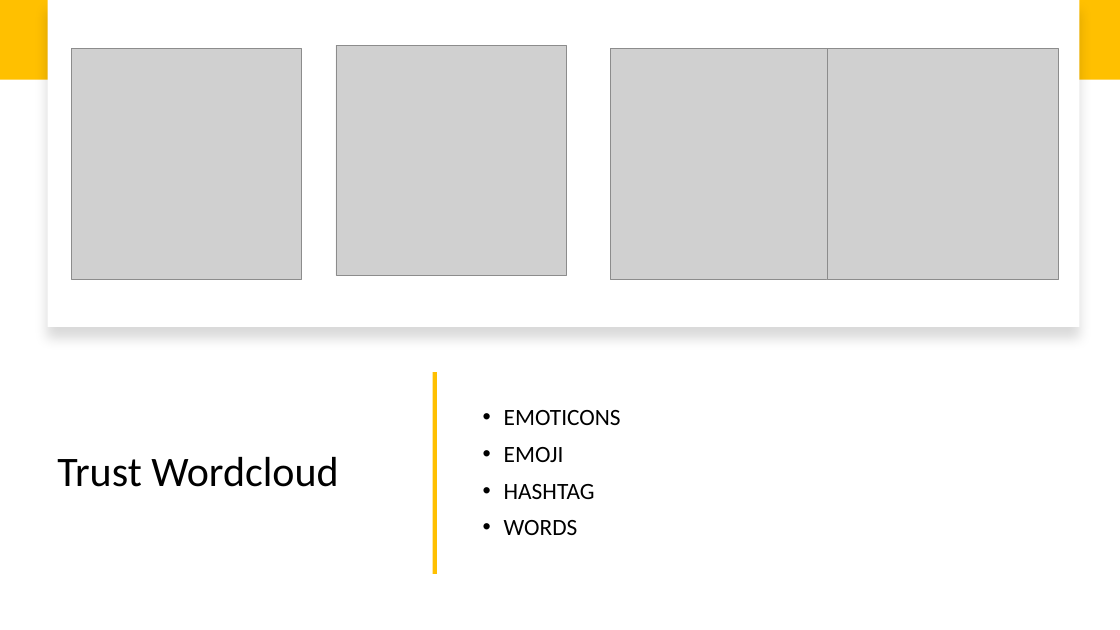
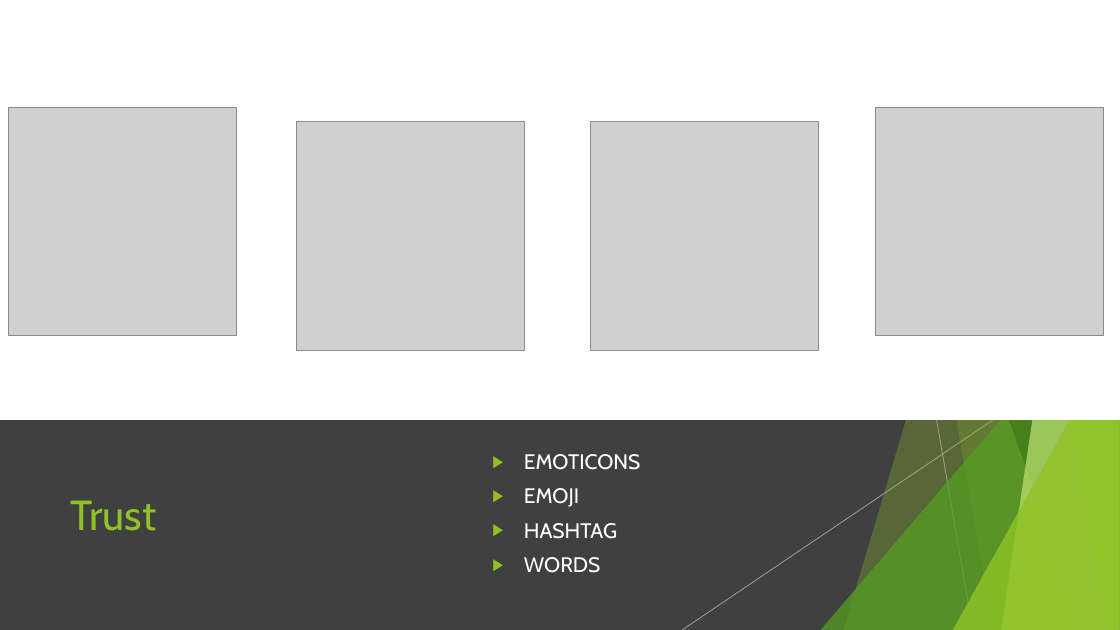
Before and after one commit to lucaMari94/mongodb-sentiment-analysis, a slide deck: slide 38 of silde/slide.pptx (slide 26 before the commit). Drawn at 1120x630 pixels with LibreOffice and Linux fonts; fonts in the diff are those of the drawing; grey boxes stand for pictures. Boxes give left, top, right and bottom in pixels: in the first picture for what was removed or moved away, otherwise in the second. Text is boxed around its words. In the diff, an @@ line names an element or a change of style, - is before the commit and + after.

```diff
--- a/silde/slide.pptx
+++ b/silde/slide.pptx
@@ rectangle: place and size @@
-rectangle at <box>48,0,1080,327</box>
+rectangle at <box>0,0,1120,420</box>
@@ rectangle at <box>0,0,1120,420</box>: shadow off @@
@@ rectangle removed at <box>0,0,1120,80</box> @@
@@ picture: place and size @@
-picture at <box>71,49,302,279</box>
+picture at <box>8,108,237,336</box>
@@ picture: place and size @@
-picture at <box>828,49,1059,280</box>
+picture at <box>875,108,1104,336</box>
@@ picture: place and size @@
-picture at <box>336,45,566,276</box>
+picture at <box>297,122,525,350</box>
@@ picture: place and size @@
-picture at <box>610,49,840,279</box>
+picture at <box>591,122,819,350</box>
@@ group added at <box>682,0,1120,630</box>: 5 freeform shapes, 2 lines, 2 triangles @@
@@ group added at <box>0,0,1120,630</box>: 5 freeform shapes, 3 triangles, 2 lines @@
@@ rectangle removed at <box>433,373,437,574</box> @@
@@ rectangle added at <box>0,420,1120,630</box>, fill #404040 @@
@@ text "EMOTICONS": place and size @@
-text "EMOTICONS" at <box>504,410,621,535</box>
+text "EMOTICONS" at <box>524,454,641,573</box>
@@ text "EMOTICONS" at <box>524,454,641,573</box>: size 20 to 18 pt, font Calibri to Cabin, text colour #000000 to #FFFFFF; bullet • to ▶ @@
@@ title at <box>71,500,157,531</box>: text changed; font Calibri to Cabin; text colour #000000 to #90C226 @@
-Trust Wordcloud
+Trust
```
Also in this commit, not shown: 22 other slides changed, 17 slides added, 5 slides removed.
